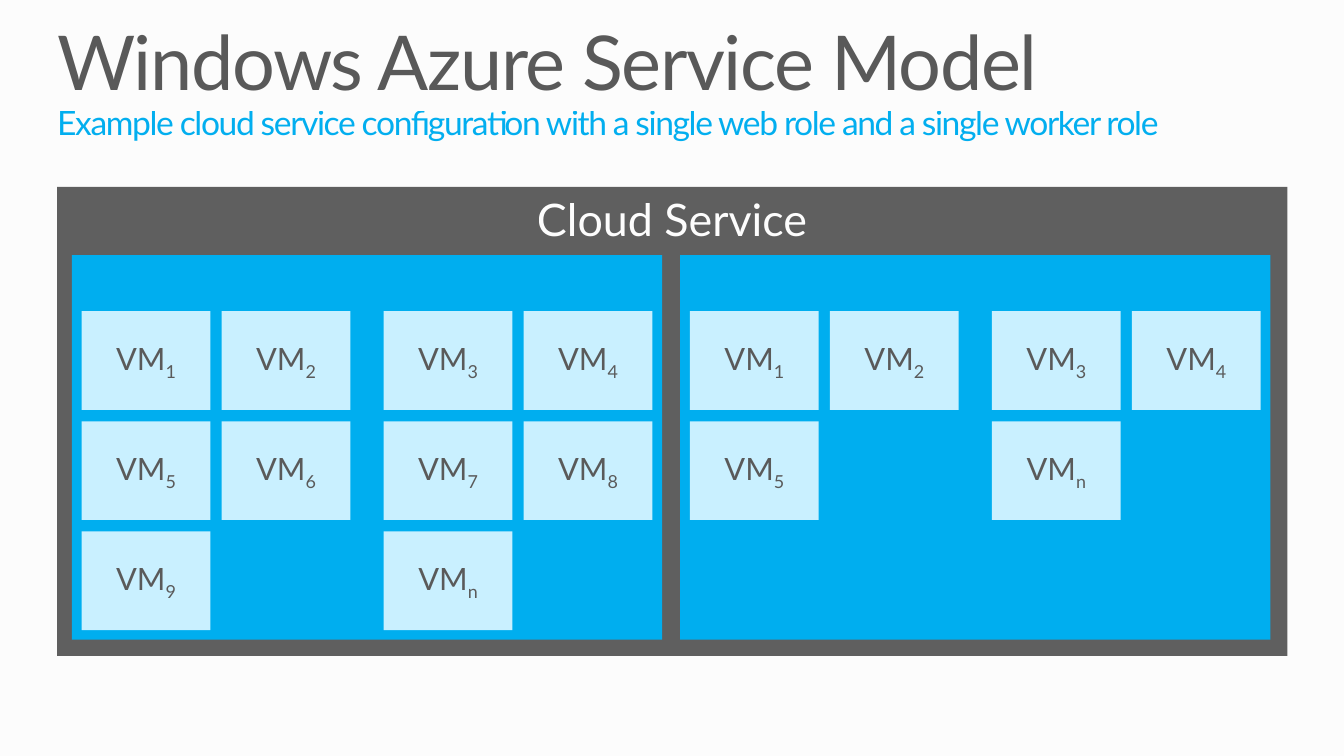
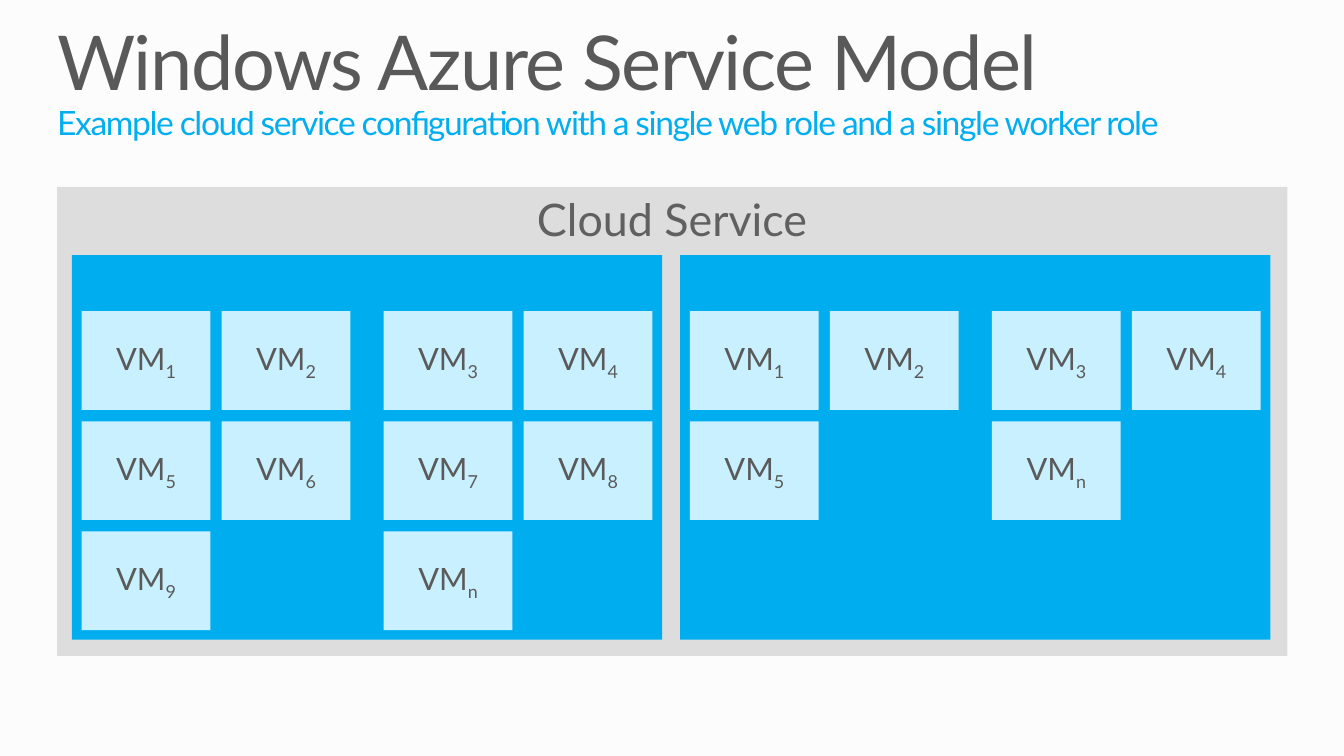
Before and after one commit to mwasham/WATK-Presentations, a slide deck: slide 4 of BuildingAppsWithIaaSAndPaaS/BuildingAppsWithIaaSAndPaaS.pptx. Drawn at 1344x756 pixels with LibreOffice and Linux fonts; fonts in the diff are those of the drawing; background and template pictures are left out. Boxes give left, top, right and bottom in pixels: in the first picture for what was removed or moved away, otherwise in the second. Text is boxed around its words. In the diff, an @@ line names an element or a change of style, - is before the commit and + after.

```diff
--- a/BuildingAppsWithIaaSAndPaaS/BuildingAppsWithIaaSAndPaaS.pptx
+++ b/BuildingAppsWithIaaSAndPaaS/BuildingAppsWithIaaSAndPaaS.pptx
@@ rectangle "Cloud Service" at [57,187,1288,655]: text colour #FFFFFF to #5F5F5F; fill #5F5F5F to #DDDDDD @@
```
Also in this commit, not shown: 1 other slide changed, 4 other files.
